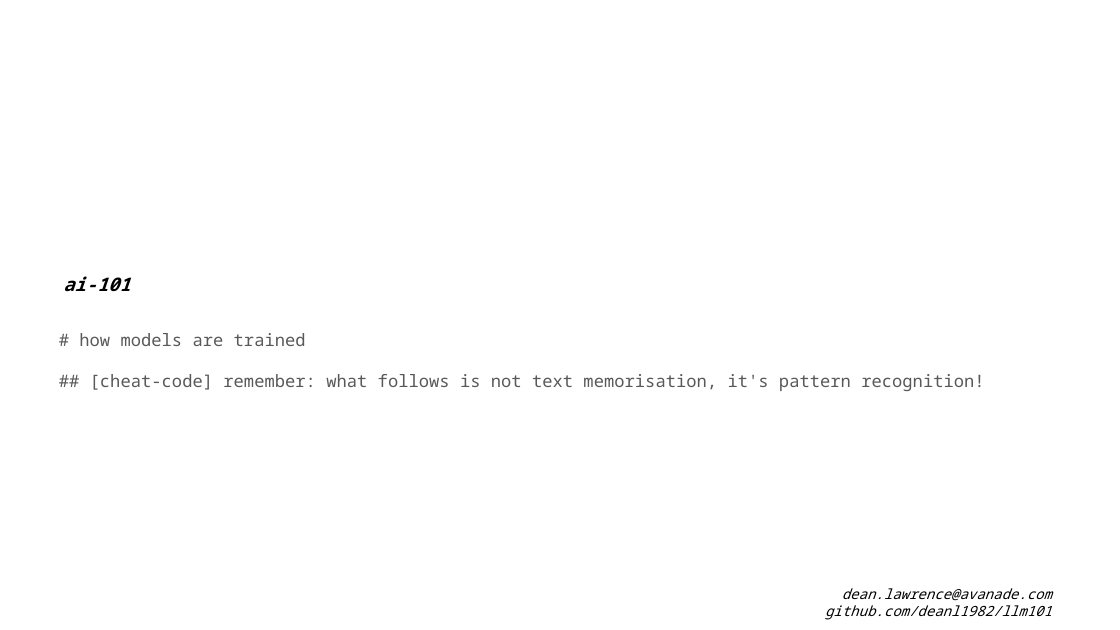
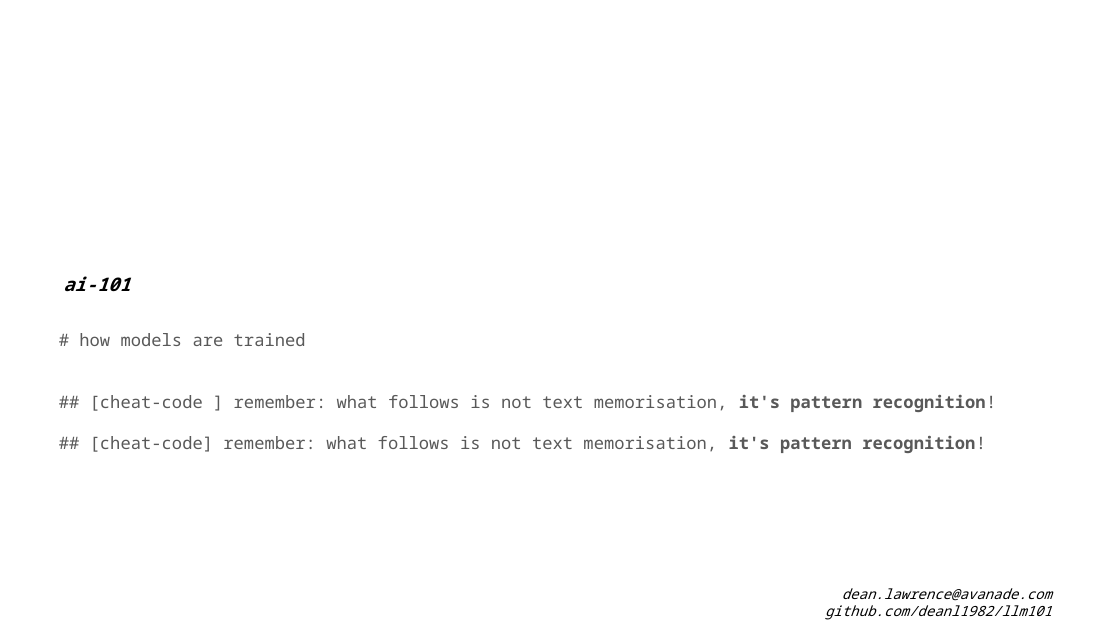
Before and after one commit to deanl1982/llm101, a slide deck: slide 3 of llm101.pptx (slide 5 before the commit). Drawn at 1120x630 pixels with LibreOffice and Linux fonts; fonts in the diff are those of the drawing. Boxes give left, top, right and bottom in pixels: in the first picture for what was removed or moved away, otherwise in the second. Text is boxed around its words. In the diff, an @@ line names an element or a change of style, - is before the commit and + after.

```diff
--- a/llm101.pptx
+++ b/llm101.pptx
@@ text at (90, 395, 997, 412): paragraph added @@
+## [cheat-code ] remember: what follows is not text memorisation, it's pattern recognition!
@@ text at (90, 436, 986, 453): bold on in "it's pattern recognition!" @@
```
Also in this commit, not shown: 10 other slides changed.
